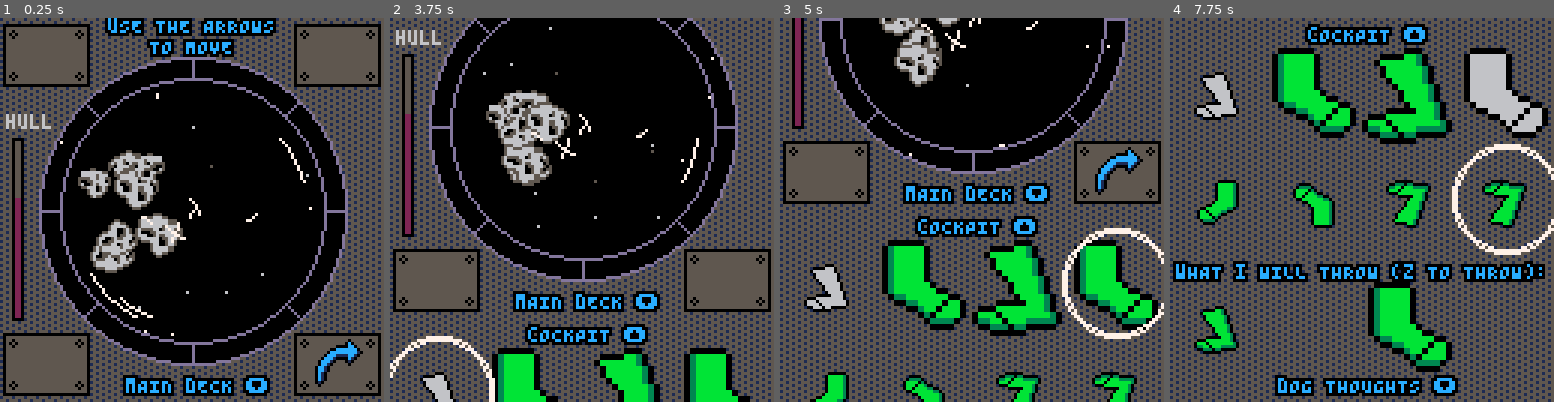
Above: before the commit, frames 1-4 (left to right).
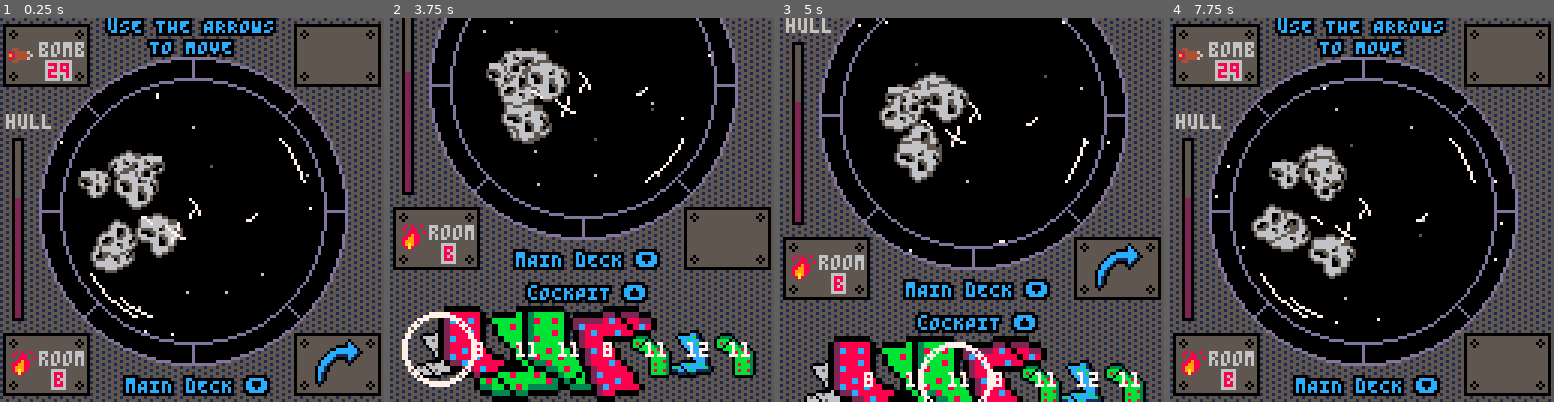
Above: after the commit, the same moments.

Repository: cpiod/that-day-my-dog-flew-a-spaceship
Game: PICO-8 cartridge gmtk.p8
The game is run twice, just before and just after one commit, with the same random seed, the same clock (stepped at 60 frames per second) and the same inputs.
Inputs:
- Up to frame 1 (0.25 s): no input
- Up to frame 2 (3.75 s): tap X (X key) at 0.33, 1.07, 1.85, 2.97 s; tap O (Z key) at 0.7, 1.7, 2.1, 2.5, 2.9, 3.3, 3.7 s; hold Right 1.6-2.1 s; hold Up 2.15-2.42 s; hold Right 2.47-3.03 s; hold Left 3.08-3.58 s; hold Down from 3.63 s (still down)
- Up to frame 3 (5 s): release Down at 3.97 s; hold Right 4.02-4.68 s; tap X (X key) at 4.08 s; tap O (Z key) at 4.1, 4.5, 4.9 s; hold Up from 4.73 s (still down)
- Up to frame 4 (7.75 s): release Up at 5.03 s; hold Left 5.08-5.68 s; tap X (X key) at 5.2, 6.32, 7.43 s; tap O (Z key) every 0.4 s from 5.3 to 7.7 s; hold Down 5.73-6.03 s; hold Right 6.08-6.58 s; hold Right 6.63-7.13 s; hold Up 7.18-7.45 s; hold Right from 7.5 s (still down)

The runs differ from the first frame. In frame 1, 1.5% of the frame differs, in the area x 2-22%, y 6-97%; in frame 2, 40%; in frame 3, 52%; in frame 4, 64%, in the area x 0-100%, y 0-99%.

Commit message:
UI and regression

Diff:
--- a/gmtk.p8
+++ b/gmtk.p8
@@ -5,15 +5,22 @@
 -- by a cheap plastic imitation of a game dev (cpiod)
 -- submission to gmtk 2020
 t={1,1,2,2} --const
-card={2,4}
+card={2,3}
 mem={{},{}}
-flist={{true,false,false,false},{true,true,false,false},{true,true,true,true}}
+flist={{1,1,1,0},{1,1,0,0},{1,0,0,0}}
+nlist={16,8,8,8}
 
 function new_level()
 lvl+=1
 socks={}
 init_ast()
 f=flist[lvl] -- todo
+if(f==nil) f=flist[#flist]
+for i=1,4 do
+ f[i]=f[i]==1
+end
+n=nlist[lvl] -- todo
+if(n==nil) n=nlist[#nlist]
 o=gen_obj()
 s,socks=gen_set(n)
 assert(#s==n)
@@ -31,6 +38,7 @@
 
 function _init()
 hp=40
+bool=false -- cinem
 stars={}
 mstars={}
 ast={}
@@ -46,6 +54,11 @@
 --music(53,120)
 n=8
 new_level()
+screen=10 -- todo 0 dans version finale
+t0=time()
+
+
+
 end
 
 function _update60()
@@ -54,9 +67,7 @@
   update_mstars()
   if(btnp(🅾️)) then
    screen=1
-   -- change music
-   --music(43,120)
-   t0=time()
+   t1=time()
   end
  end
 
@@ -64,7 +75,7 @@
   -- animation title screen
   update_mstars()
   update_expl()
-  if(time()-t0>2) screen=10
+  if(time()-t1>2) screen=10
  end
 
 	if screen==11 then
@@ -146,26 +157,30 @@
 -- hamming learning
 
 -- get the closest guess
--- random if no memory
+-- random if too far
 function get_best(mem,tuple,card)
  local e1,e2,e3,e4=unpack(tuple)
  -- lowest dist
  local ld=5
  local out=nil
- for i=1,2 do
+ local unknown={}
+ for i=1,card do
   if mem[i]!=nil then
-  local k1,k2,k3,k4=unpack(mem[i])
-  local d=0
-  if(k1!=e1) d+=1
-  if(k2!=e2) d+=1
-  if(k3!=e3) d+=1
-  if(k4!=e4) d+=1
-  if(d<ld) out={k1,k2,k3,k4,i} ld=d
-  end
- end
- if ld>=3 and out==nil then
-  return {nil,nil,nil,nil,1+flr(rnd(card))}
+   local k1,k2,k3,k4=unpack(mem[i])
+   local d=0
+   if(k1!=e1) d+=1
+   if(k2!=e2) d+=1
+   if(k3!=e3) d+=1
+   if(k4!=e4) d+=1
+   if(d<ld) out={k1,k2,k3,k4,i,d} ld=d
+  else
+   add(unknown,i)
+  end
+ end
+ if (#unknown>0 and ld>=3) then
+  return {nil,nil,nil,nil,rnd(unknown)}
  else
+  assert(out!=nil)
   return out
  end
 end
@@ -177,14 +192,67 @@
 -->8
 -- regression learning
 
--- todo
+all_ex={{},{}}
+
+function get_best_reg(mem,tuple)
+ if(mem==nil) return {nil,nil,nil,nil,rnd(30)}
+ local out=0
+ for i=1,4 do
+  out+=mem[i]*tuple[i]
+ end
+ return {unpack(mem),out}
+end
+
+function mem_update_reg(ex,e,c)
+ add(ex,{unpack(e),c})
+ local m={}
+ local ld=1000
+ -- reg one var
+ for i=1,4 do
+  local d=0
+  for k in all(ex) do
+   d+=abs(k[5]-k[i])
+  end
+  if d<ld then
+   ld=d
+   m={0,0,0}
+   m[i]=1
+  end
+ end
+
+  -- reg double var
+ for i=1,4 do
+  local d=10
+  for k in all(ex) do
+   d+=abs(k[5]-2*k[i])
+  end
+  if d<ld then
+   ld=d
+   m={0,0,0}
+   m[i]=2
+  end
+ end
+
+ couple={{1,1,0,0},{0,1,1,0},{0,0,1,1},{1,0,1,0},{0,1,0,1},{1,0,0,1}}
+ for l in all(couple) do
+  a,b,c,d=unpack(l)
+  local d=15
+  for k in all(ex) do
+   d+=abs(k[5]-a*k[1]-b*k[2]-c*k[3]-d*k[4])
+  end
+  if d<ld then
+   ld=d
+   m=l
+  end
+ end
+end
 -->8
 -- generation
 
 function gen_obj()
  local o={}
-  o[1]=1+flr(rnd(2))
-  o[2]=1+flr(rnd(4))
+  o[1]=1+flr(rnd(card[1]))
+  o[2]=1+flr(rnd(card[2]))
   o[3]=flr(rnd(30)+5)
   o[4]=flr(rnd(30)+5)
  return o
@@ -197,12 +265,11 @@
  local socks={}
  for i=1,n do
   local l={}
-		l[1]=1+flr(rnd(2))
-		l[2]=1+flr(rnd(3))
+		l[1]=1+flr(rnd(2)) -- two sizes
+		l[2]=1+flr(rnd(3)) -- three colors
 		l[3]=flr(rnd(30))
-		l[4]=flr(rnd(30))
   c1,c2,c3=unpack(col_sock[l[2]])
-  if(not f[2]) c3=c2
+--  if(not f[2]) c3=c2
   -- sprite, c1, c2, c3, flip_x
   l2={4+2*flr(rnd(2)),c1,c2,c3,rnd()<.5,rnd()<.5,l[1]==1}
   add(set,l)
@@ -372,17 +439,25 @@
   cls(0)
   -- title screen
   draw_mstars()
---  pal(0,5)
-  local x,y=50+10*cos(time()/5),50+20*sin(time()/3)
+  local x,y=50+10*cos(time()/5),50+10*sin(time()/3)
+  local dx=min(0,time()-t0-2)
+  x+=50*dx
   circfill()
   if(screen==1) color(9) else color(8)
---  color(rnd()<.5 and 10 or 9)
   circfill(x-2,y+20,2+6*time()%2)
-  line(x+2,y+20,0,y+20)
+  line(x+2,y+20,-1,y+20)
   spr(64,x,y,4,4)
   if screen==1 then
-	  draw_expl(x,y)
-	 else
+   local x2=128-120*(time()-t1)
+   sspr(0,16,16,16,x2,50+x2/40,32,32)
+   if x2<x+20 then
+   -- todo sfx
+   -- change music
+    if(not bool) sfx(10,3) music(43,120) bool=true
+    draw_expl(x,y)
+   end
+  end
+  if screen==0 then
    prt("tHE DAY MY DOG GOT IN CHARGE",nil,20,9,4)
    prt("OF OUR SPACESHIP FULL OF SOCKS",nil,30,9,4)
    if(time()%1<.8) prt("press x to lose control!",nil,100,7,1)
@@ -394,14 +469,14 @@
 
  elseif screen>=10 and screen<=12 then
   cls(5)
-
   -- camera movement
 	 y_goal=(screen-10)*128
-	 -- todo: smooth camera movement
+	 dy=6
+  if(abs(y_camera-y_goal)<=3) dy=abs(y_camera-y_goal)
 	 if y_camera<y_goal then
-	  y_camera += 4
+	  y_camera += dy
 	 elseif y_camera>y_goal then
-	  y_camera -= 4
+	  y_camera -= dy
 	 end
 	 camera(0,y_camera)
 
@@ -433,9 +508,6 @@
 	 clip()
 	 draw_shocks()
 
-	 -- objective
---	 fillp()
-
   draw_block(98,105,28,20)
 	 if f[1] then
 	  if(time()%1<.8) spr(2,105,107,2,2,o[1]==1)
@@ -471,32 +543,72 @@
   prt("TO MOVE",nil,7,12,0)
   prt("mAIN dECK ⬇️",nil,120,12,0)
   prt("cOCKPIT ⬆️",nil,131,12,0)
-  prt("dOG THOUGHTS ⬇️",nil,248,12,0)
+  prt("cOMM dECK ⬇️",nil,248,12,0)
   prt("mAIN dECK ⬆️",nil,259,12,0)
   prt("wHAT i WILL THROW (z TO THROW):",nil,210,12,0)
 
 	 -- set
+  local step=100/(flr((n-1)/2))
   for c=0,n-1 do
    pal()
    palt(14,true)
-   local x,y=16+32*flr(c/2),22+128+4+36*flr(c%2)
+   local x,y=16+step*flr(c/2),22+128+4+36*flr(c%2)
    draw_sock(x,y,socks[c+1],enable[c+1])
-   if(f[3] or f[4]) print(s[c+1][3].." dots",16+32*flr(c/2),128+5+35*flr(c%2))
-  end
+  end
+
+  for c=0,n-1 do
+   if enable[c+1] and (f[3] or f[4]) then
+    pal()
+    palt(14,true)
+    local x,y=16+step*flr(c/2),22+128+4+36*flr(c%2)
+    draw_nb(x,y,socks[c+1])
+   end
+  end
+
+    -- cursor
+  circ(16+step*flr(curs/2),128+24+36*flr(curs%2),12,7)
+  circ(16+step*flr(curs/2),128+24+36*flr(curs%2),11,7)
+
 
   pal()
   palt(14,true)
   -- selection
   for i=1,4 do
    if sel[i]!=nil then
-      draw_sock(32*(i-1)+16,232,socks[sel[i]],true)
+    local x,y=32*(i-1)+16,232
+    draw_sock(x,y,socks[sel[i]],true)
+    draw_nb(x,y,socks[sel[i]])
 	  end
 	 end
 
-  -- cursor
-  circ(16+32*flr(curs/2),128+24+36*flr(curs%2),17,7)
-  circ(16+32*flr(curs/2),128+24+36*flr(curs%2),18,7)
+  -- dog
+	 pal()
+  rectfill(4,256+20,40,256+45,1)
+	 palt(14,false)
+	 palt(15,true)
+	 palt(0,false)
+  spr(68,6,256+17,4,4)
+
+  rect(4,256+20,40,256+45,0)
+  rect(3,256+19,41,256+46,0)
+  rect(2,256+18,42,256+47,0)
+  line(24,256+17,14,256+12,0)
+  line(24,256+18,14,256+13,0)
+  line(24,256+17,34,256+12,0)
+  line(24,256+18,34,256+13,0)
+
+  for k=1,2 do
+   for i=1,card[k] do
+    local expl=mem[k][i]
+    if expl!=nil then
+     local y=255+15*(2*(k-1)+i)
+     prt(get_msgf(expl,k),nil,y,9,0,15)
+     prt(" MEANS "..msgo[k][i],nil,y+7,9,0,15)
+    end
+   end
+  end
  elseif screen>=20 and screen<=29 then
+  -- interpretation screens
   palt()
   camera(0,0)
   cls(5) -- todo bizarre
@@ -518,7 +630,7 @@
    -- selection
    for i=1,4 do
     local index,x,y = unpack(sel[i])
-    draw_sock(9+22*i+x,38+y,socks[index],true)
+    draw_sock(9+22*i+x,38+y,socks[index],true,false)
  	 end
 	 end
 	 ?screen,64,5,8
@@ -529,36 +641,38 @@
 	 palt(0,false)
 	 if screen!=20 and screen!=25 then
 	  -- dog
-	  sspr(32,32,32,32,20,2,96,96)
+	  sspr(32,32,32,32,36,15,64,64)
 	 end
 
 	 if screen>=21 and screen<=24 then
 	  local i=screen-20
 	  local e,k=unpack(inter[i])
 	  prt("tHE SOCKS ARE",nil,80,9,0)
-	  local s=mesf[i][e[1]]
-	  for j=2,4 do
-	   s=s.." "..mesf[i][e[j]]
-	  end
-	  prt(s,nil,87,9,0)
+	  prt(get_msgf(e,i),nil,87,9,0)
 
 	  if k[1]==nil then
 	   prt("i HAVE NO IDEA WHAT i'M DOING!",nil,94,9,0)
-	   prt("lET'S CHOOSE "..meso[i][k[5]],nil,101,9,0)
+	   prt("lET'S CHOOSE "..msgo[i][k[5]],nil,101,9,0)
+	  elseif k[6]==0 then
+	   prt("i KNOW IT!",nil,94,9,0)
+	   prt("i CHOOSE "..msgo[i][k[5]],nil,101,9,0)
 	  else
-	   prt("tHE CLOSEST i KNOW IS",nil,94,9,0)
-	   local s=""
-	   for j=1,4 do
-	    s=s..mesf[i][k[j]].." "
-	   end
-	   prt(s,nil,101,9,0)
-
-	   prt("tHEN, i HAD TO CHOOSE "..meso[i][k[5]],nil,108,9,0)
+ 	  prt("tHE CLOSEST i KNOW IS",nil,94,9,0)
+	   prt(get_msgf(k,i),nil,101,9,0)
+	   prt("tHEN, i HAD TO CHOOSE "..msgo[i][k[5]],nil,108,9,0)
    end
 
 	 end
- prt("press x to continue",nil,121,12,0)
- end
+ prt("pRESS x TO CONTINUE",nil,121,12,0)
+ end
+end
+
+function get_msgf(e,i)
+	local s=msgf[i][e[1]]
+	for j=2,4 do
+	 s=s.." "..msgf[i][e[j]]
+	end
+	return s
 end
 
 function draw_block(x,y,w,h)
@@ -571,8 +685,10 @@
  end
 end
 
-function prt(txt,x,y,c1,c2)
+function prt(txt,x,y,c1,c2,dx)
+ dx=dx or 0
  if(x==nil) x=64-2*#txt
+ x+=dx
  for i=-1,1 do
   for j=-1,1 do
    ?txt,x+i,y+j,c2
@@ -581,7 +697,7 @@
  ?txt,x,y,c1
 end
 
-function draw_sock(x_center,y_center,sock,enable)
+function draw_sock(x_center,y_center,sock,enable,draw_nb)
  local nspr,c1,c2,c3,fx,fy,big=unpack(sock)
  palt()
  palt(14,true)
@@ -601,11 +717,16 @@
  end
  local s=big and 32 or 16
  sspr(nspr*8,0,16,16,x_center-s/2,y_center-s/2,s,s,fx,fy)
-
-end
-
-mesf={{"big","small"},{"green","red","blue"}}
-meso={{"left","right"},{"room a","room b","room c","room d"}}
+ pal()
+end
+
+function draw_nb(x_center,y_center,sock)
+ ?sock[3],x_center-2,y_center-4,7
+ if(n<=8) print("DOTS",x_center-6,y_center+1,7)
+end
+
+msgf={{"big","small"},{"green","red","blue"}}
+msgo={{"left","right"},{"room a","room b","room c","room d"}}
 
 __gfx__
 00000000eeeeeeeeeeeeeeeeeee0eeeeeeeeeee000eeeeeeeeeeeeee000000ee0000000000000000000000000000000000000000000000000000000000000000
Not shown, changed: the sound effects (__sfx__) section of gmtk.p8
